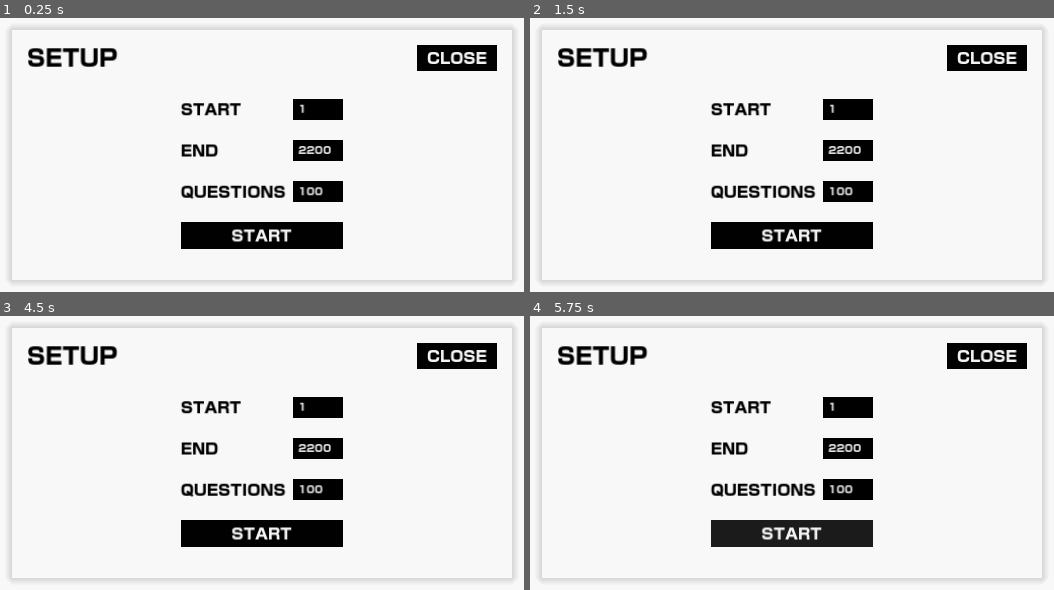
Above: before the commit, frames 1-4 (two rows, left to right).
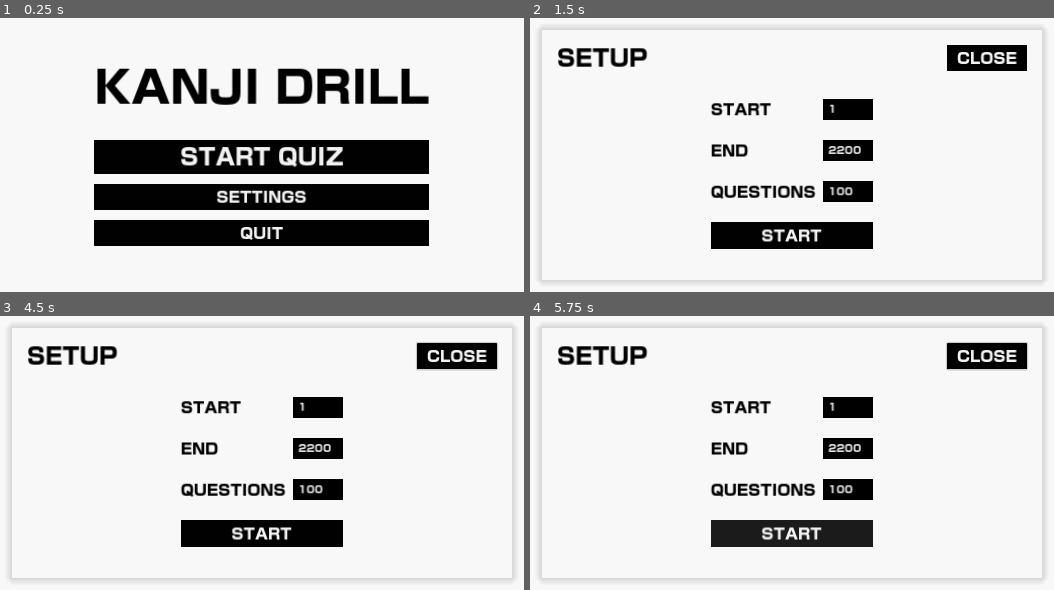
Above: after the commit, the same moments.

Repository: daredakke/kanji-drill
Game: Godot game, scene res://scenes/app.tscn
Same seed, same stepped clock (60 frames per second), same inputs: the game is played once before the commit and once after it.
Inputs (mouse positions are in pixels of both pictures, inside the frame that each line leads up to):
- Up to frame 1 (0.25 s): no input
- Up to frame 2 (1.5 s): click "START QUIZ" at 0.5 s; click "START QUIZ" at 1.25 s
- Up to frame 3 (4.5 s): click "START" at 2 s; click "START" at 2.75 s; click "SETTINGS" at 3.5 s; tap Enter at 4.25 s; move the mouse to (440, 431) at 4.27 s; hold Up (ui_up) from 4.28 s (still down); tap O at 4.35 s; click (440, 431) at 4.42 s
- Up to frame 4 (5.75 s): release Up (ui_up) at 5 s; drag from (629, 474) to (750, 543) at 5.02 s

The runs differ from the first frame. In frame 1, 26% of the frame differs, in the area x 1-99%, y 3-97%; in frame 2, nothing differs; in frame 3, 0.2%; in frame 4, 0.2%.

Commit message:
Setup panel controls focus neighbours

Diff:
--- a/project.godot
+++ b/project.godot
@@ -16,6 +16,10 @@
 boot_splash/bg_color=Color(0, 0, 0, 1)
 boot_splash/show_image=false
 config/icon="res://icon.svg"
+
+[autoload]
+
+State="*res://scripts/autoloads/state.gd"
 
 [display]
 
--- a/scenes/main_menu.tscn
+++ b/scenes/main_menu.tscn
@@ -99,6 +99,11 @@
 layout_mode = 2
 size_flags_horizontal = 10
 size_flags_vertical = 4
+focus_neighbor_top = NodePath("../../../ControlsMargin/ControlsVBox/StartButton")
+focus_neighbor_bottom = NodePath("../../../ControlsMargin/ControlsVBox/StartHBox/StartSpinBox")
+focus_next = NodePath("../../../ControlsMargin/ControlsVBox/StartHBox/StartSpinBox")
+focus_previous = NodePath("../../../ControlsMargin/ControlsVBox/StartButton")
+mouse_default_cursor_shape = 2
 text = "CLOSE"
 
 [node name="ControlsMargin" type="MarginContainer" parent="SetupPanel"]
@@ -134,6 +139,10 @@
 unique_name_in_owner = true
 layout_mode = 2
 size_flags_horizontal = 10
+focus_neighbor_top = NodePath("../../../../HeaderMargin/HeaderHBox/CloseButton")
+focus_neighbor_bottom = NodePath("../../EndHBox/EndSpinBox")
+focus_next = NodePath("../../EndHBox/EndSpinBox")
+focus_previous = NodePath("../../../../HeaderMargin/HeaderHBox/CloseButton")
 min_value = 1.0
 max_value = 2200.0
 value = 1.0
@@ -152,6 +161,10 @@
 unique_name_in_owner = true
 layout_mode = 2
 size_flags_horizontal = 10
+focus_neighbor_top = NodePath("../../StartHBox/StartSpinBox")
+focus_neighbor_bottom = NodePath("../../QuestionsHBox/QuestionsSpinBox")
+focus_next = NodePath("../../QuestionsHBox/QuestionsSpinBox")
+focus_previous = NodePath("../../StartHBox/StartSpinBox")
 min_value = 2200.0
 max_value = 2200.0
 value = 2200.0
@@ -170,6 +183,10 @@
 unique_name_in_owner = true
 layout_mode = 2
 size_flags_horizontal = 10
+focus_neighbor_top = NodePath("../../EndHBox/EndSpinBox")
+focus_neighbor_bottom = NodePath("../../StartButton")
+focus_next = NodePath("../../StartButton")
+focus_previous = NodePath("../../EndHBox/EndSpinBox")
 min_value = 1.0
 max_value = 2200.0
 value = 100.0
@@ -178,4 +195,9 @@
 [node name="StartButton" type="Button" parent="SetupPanel/ControlsMargin/ControlsVBox"]
 unique_name_in_owner = true
 layout_mode = 2
+focus_neighbor_top = NodePath("../QuestionsHBox/QuestionsSpinBox")
+focus_neighbor_bottom = NodePath("../../../HeaderMargin/HeaderHBox/CloseButton")
+focus_next = NodePath("../../../HeaderMargin/HeaderHBox/CloseButton")
+focus_previous = NodePath("../QuestionsHBox/QuestionsSpinBox")
+mouse_default_cursor_shape = 2
 text = "START"
--- /dev/null
+++ b/scripts/autoloads/state.gd
@@ -0,0 +1,6 @@
+extends Node
+
+
+var start: int = 1
+var end: int = 2200
+var questions: int = 100
--- a/scripts/main_menu.gd
+++ b/scripts/main_menu.gd
@@ -18,6 +18,8 @@
 
 
 func _ready() -> void:
+	setup_panel.hide()
+
 	quiz_button.pressed.connect(setup_panel.show)
 	close_button.pressed.connect(setup_panel.hide)
 	settings_button.pressed.connect(_show_settings)
